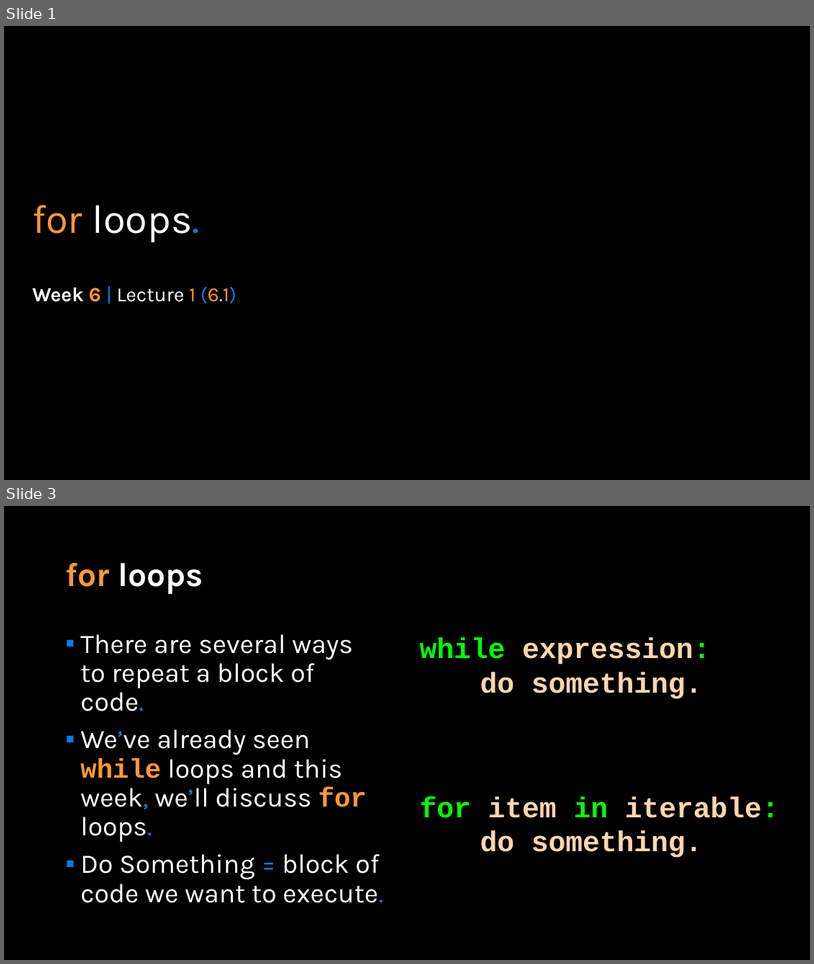
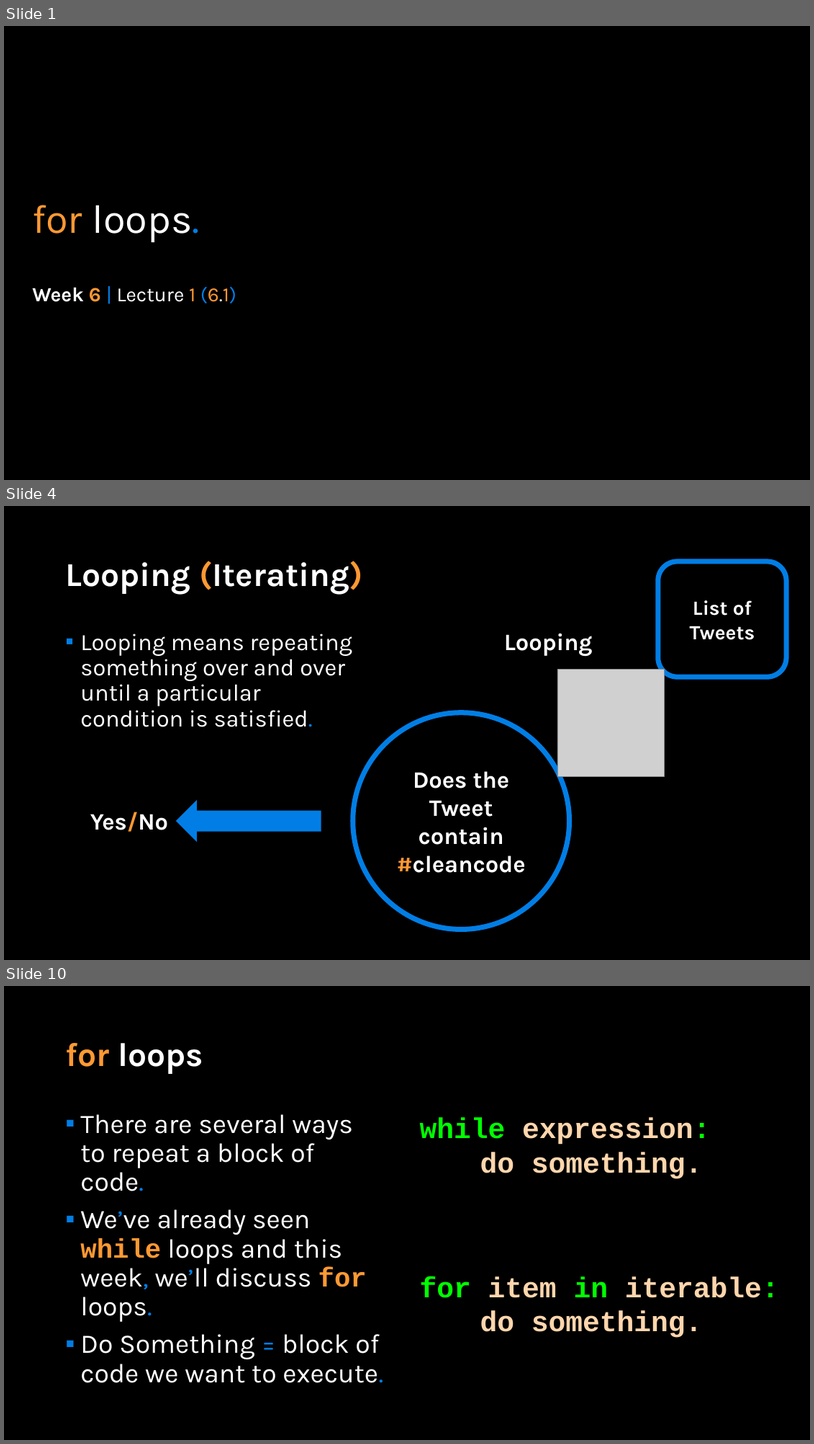
Before and after one commit to APS106/APS106-winter-2022-material, a slide deck: lectures/week6/lecture1/slides/week6_lecture1.pptx. Shown one above the other, each under a label of ours: slides 1 and 3 before the commit, slides 1, 4 and 10 after it; the slides between them are not shown. The pictures are 814x964 and 814x1444 pixels, drawn with LibreOffice and Linux fonts; fonts in the diff are those of the drawing; grey boxes stand for pictures; background and template pictures are left out. Boxes give left, top, right and bottom in pixels: in the first picture for what was removed or moved away, otherwise in the second. Text is boxed around its words. In the diff, an @@ line names an element or a change of style, - is before the commit and + after.

```diff
--- a/lectures/week6/lecture1/slides/week6_lecture1.pptx
+++ b/lectures/week6/lecture1/slides/week6_lecture1.pptx
@@ slide 4 added at bbox=[4, 506, 810, 960], background picture (left out) @@
@@ title added at bbox=[65, 561, 363, 594], 39.6 pt, text #FFFFFF, bold @@
+Looping (Iterating)
@@ rounded rectangle added at bbox=[658, 561, 787, 677], outline #017EE5 6 pt, 24 pt, text #FFFFFF, bold @@
+List of Tweets
@@ text added at bbox=[80, 633, 352, 727], 28 pt, text #FFFFFF @@
+▪ Looping means repeating something over and over until a particular condition is satisfied.
@@ text added at bbox=[504, 633, 593, 656], 28 pt, text #FFFFFF, bold @@
+Looping
@@ picture added at bbox=[558, 669, 665, 777] @@
@@ ellipse added at bbox=[353, 713, 570, 929], outline #017EE5 6 pt, 28 pt, text #FFFFFF, bold @@
+Does the Tweet contain #cleancode
@@ right arrow added at bbox=[176, 800, 322, 842], fill #017EE5 @@
@@ text added at bbox=[90, 811, 168, 831], 28 pt, text #FFFFFF, bold @@
+Yes/No
@@ what was slide 3 is now slide 10 @@
```
Also in this commit, not shown: 3 slides changed, 6 other slides added, 2 other files.
